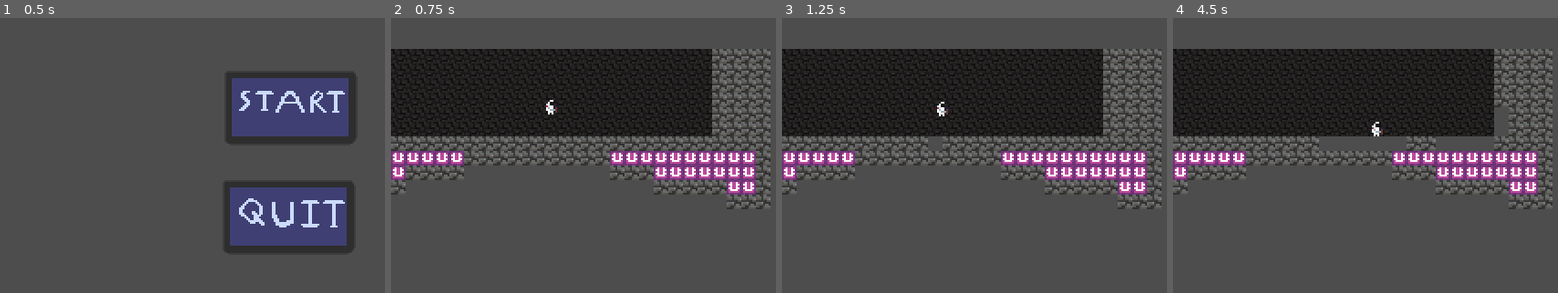
Above: before the commit, frames 1-4 (left to right).
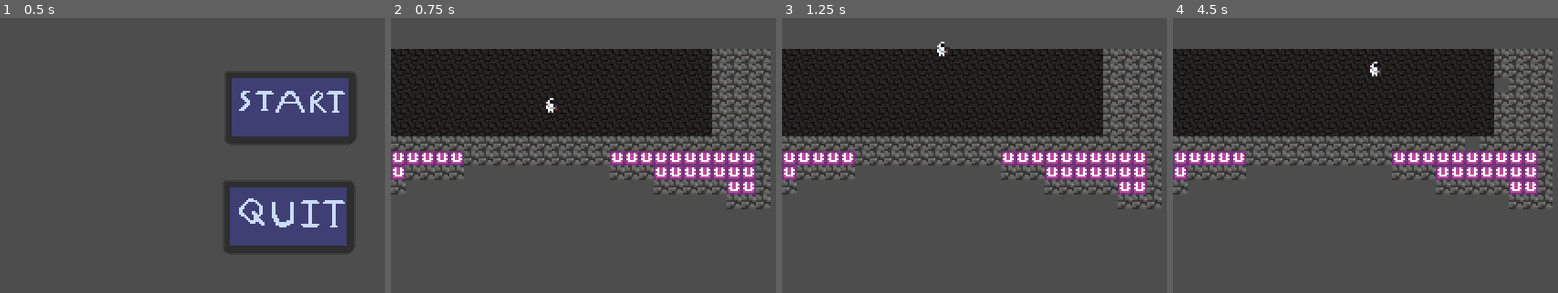
Above: after the commit, the same moments.

Repository: Larrycoder12/THM_Prod
Game: Godot game, scene res://scenes/main_menu.tscn
Two runs of this game, one before a commit and one after it. Both use one fixed random seed, a clock stepped at 60 frames per second and the inputs below.
Inputs (mouse positions are in pixels of both pictures, inside the frame that each line leads up to):
- Up to frame 1 (0.5 s): no input
- Up to frame 2 (0.75 s): click (679, 106) at 0.5 s
- Up to frame 3 (1.25 s): no input
- Up to frame 4 (4.5 s): tap Enter at 1.25 s; hold Right (right) 1.28-2.78 s; tap W (up) at 1.52, 2.27, 3.77 s; hold A (left) 2.78-3.53 s; hold Right (right) from 3.53 s (still down)

Frame 1 is identical in both runs. In frame 2, less than 0.1% of the frame differs, in the area x 40-44%, y 29-36%; in frame 3, 0.3%; in frame 4, 1.4%, in the area x 37-88%, y 15-49%.

Commit message:
Gravity changes

Diff:
--- a/scripts/player.gd
+++ b/scripts/player.gd
@@ -7,12 +7,13 @@
 const SPEED = 100.0
 const JUMP_VELOCITY = -150.0
 const BREAK_THRESHOLD = 120.0
+const GRAVITY = 300
 
 func _physics_process(delta: float) -> void:
 	var pre_collision_velocity = velocity
 
 	if not is_on_floor():
-		velocity += get_gravity() * delta
+		velocity.y += GRAVITY * delta
 
 	if Input.is_action_pressed("up"):
 		velocity.y = JETPACK_VELOCITY
Not shown, added: scenes/player.tscn199500063.tmp
